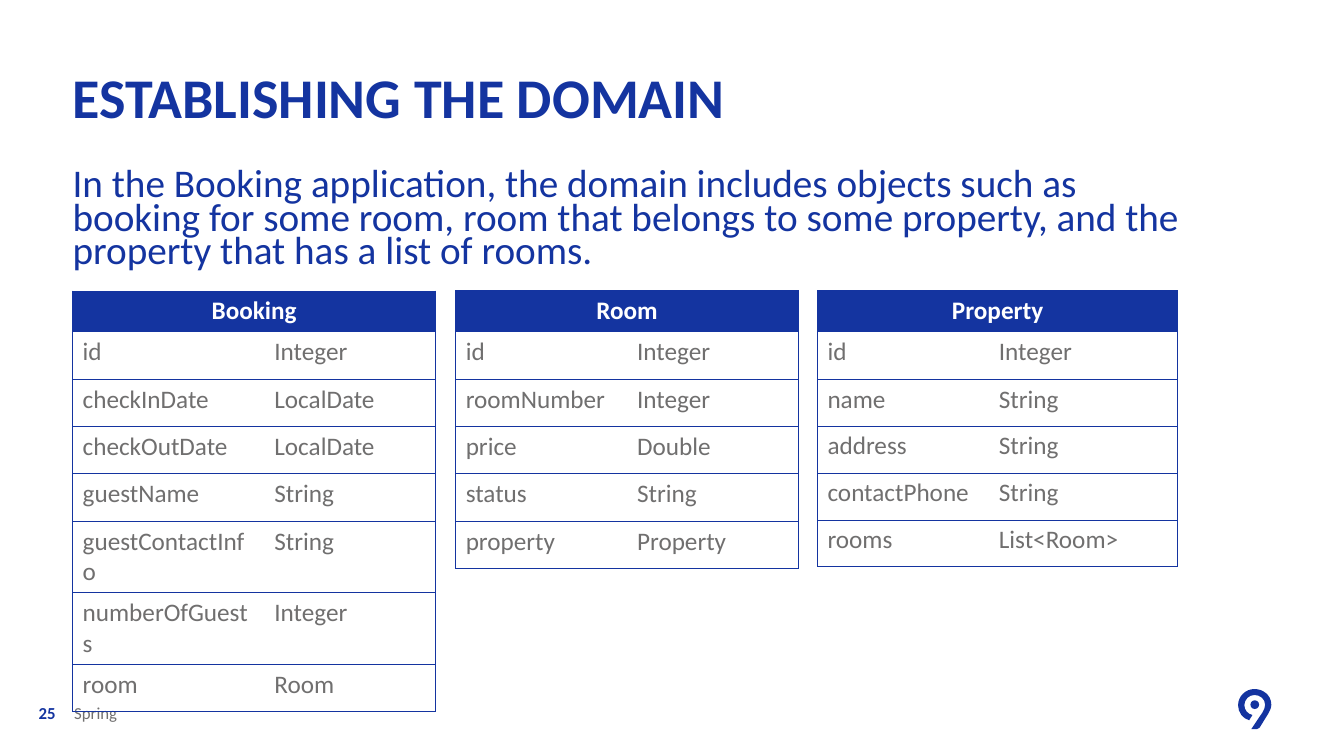
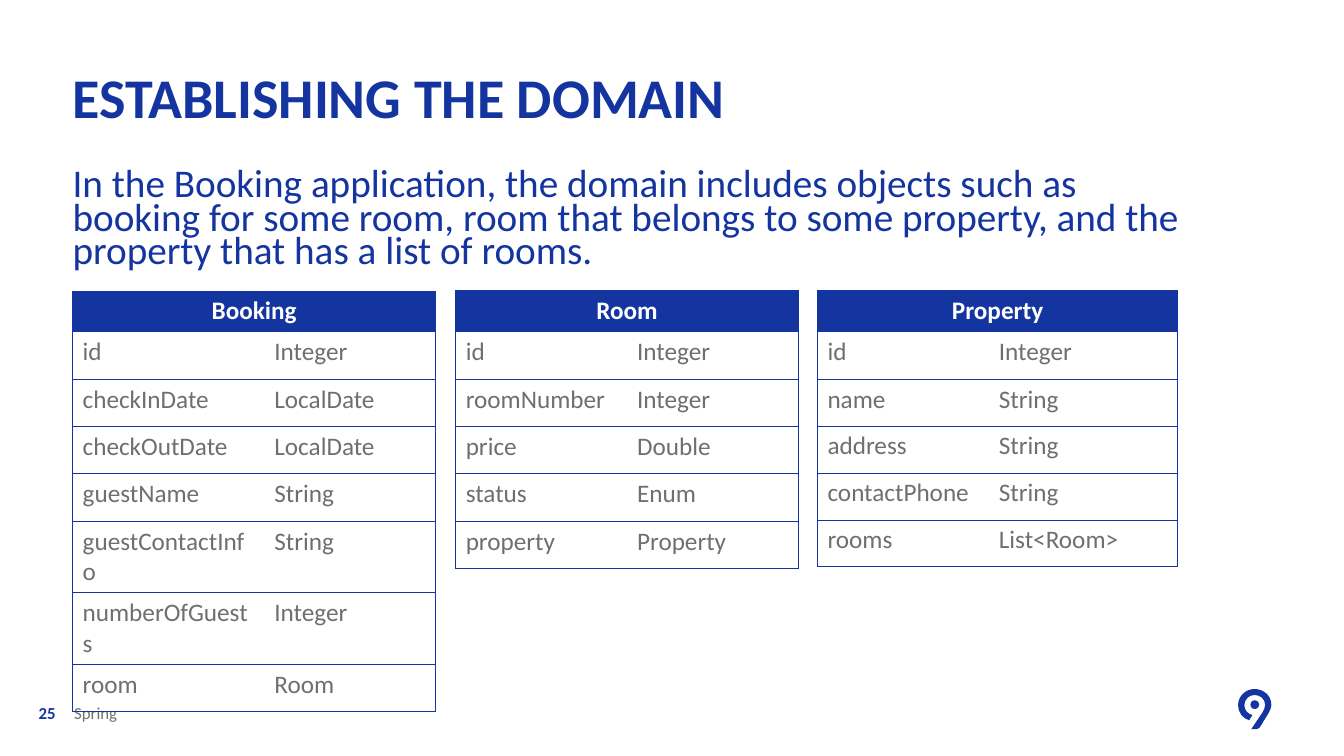
Before and after one commit to levinine/code9-2024, a slide deck: slide 25 of day-2-spring/Code9 - Spring - web 2024.pptx. Drawn at 1344x756 pixels with LibreOffice and Linux fonts; fonts in the diff are those of the drawing. Boxes give left, top, right and bottom in pixels: in the first picture for what was removed or moved away, otherwise in the second. Text is boxed around its words. In the diff, an @@ line names an element or a change of style, - is before the commit and + after.

Commit message:
updated model example for Room

```diff
--- a/day-2-spring/Code9 - Spring - web 2024.pptx
+++ b/day-2-spring/Code9 - Spring - web 2024.pptx
@@ table at (456, 290, 799, 568) @@
-row 5, column 2: String
+row 5, column 2: Enum
```
